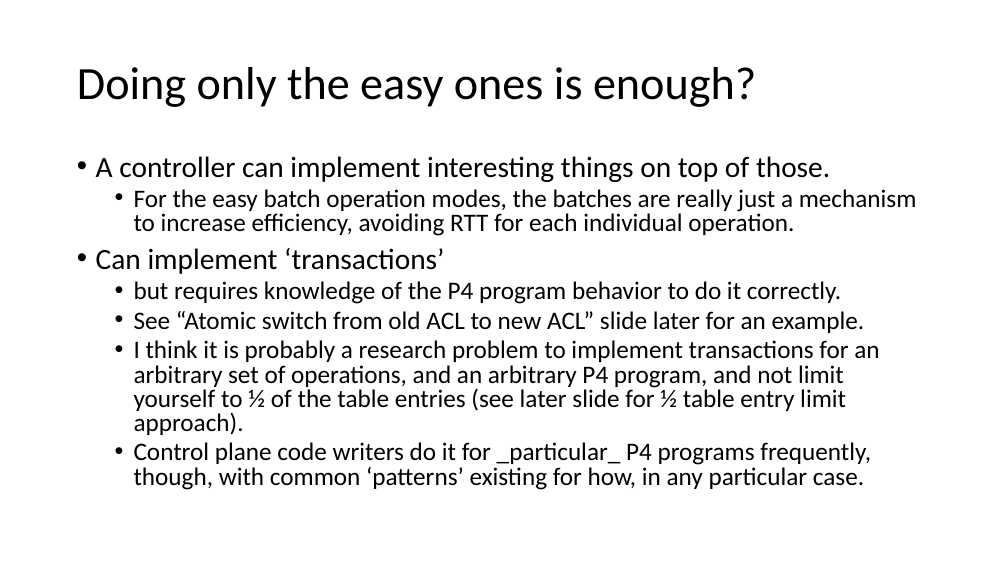
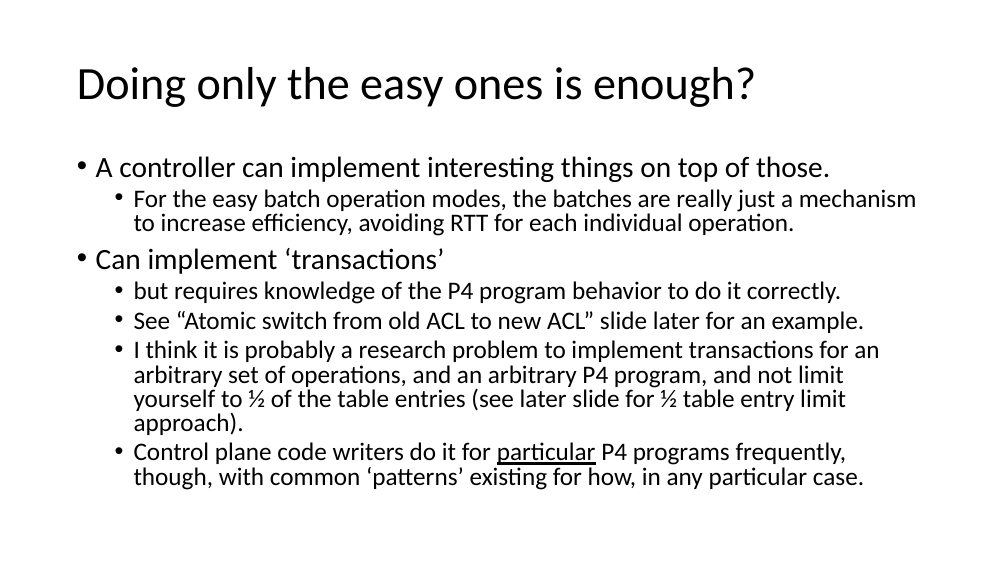
Before and after one commit to jafingerhut/p4-guide, a slide deck: slide 5 of docs/p4runtime api batch operations.pptx. Drawn at 1008x567 pixels with LibreOffice and Linux fonts; fonts in the diff are those of the drawing. Boxes give left, top, right and bottom in pixels: in the first picture for what was removed or moved away, otherwise in the second. Text is boxed around its words. In the diff, an @@ line names an element or a change of style, - is before the commit and + after.

```diff
--- a/docs/p4runtime api batch operations.pptx
+++ b/docs/p4runtime api batch operations.pptx
@@ text at (x1=134, y1=442, x2=864, y2=490): text changed @@
-  • Control plane code writers do it for _particular_ P4 programs frequently, though, with common ‘patterns’ existing for how, in any particular case.
+  • Control plane code writers do it for particular P4 programs frequently, though, with common ‘patterns’ existing for how, in any particular case.
```
Also in this commit, not shown: 6 other slides changed.
